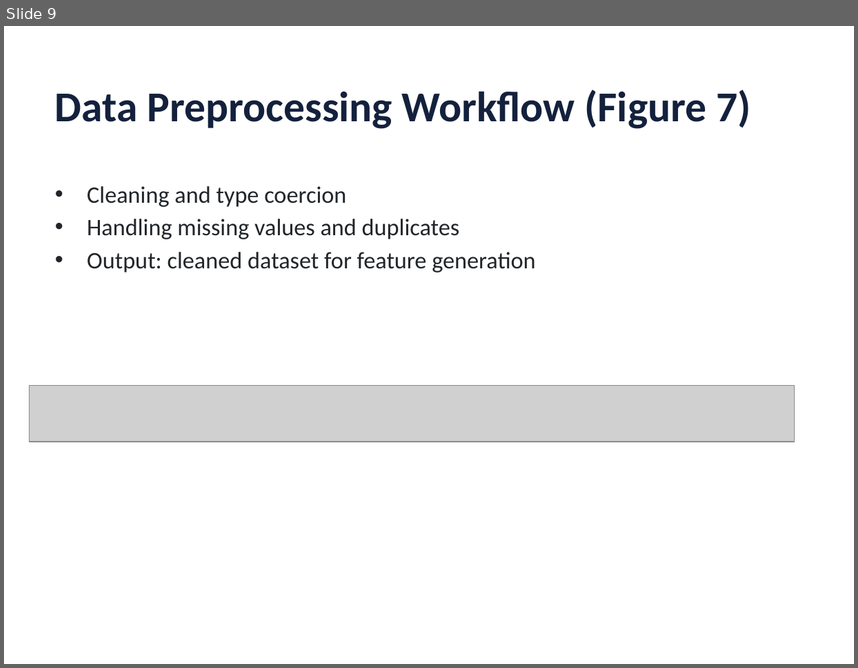
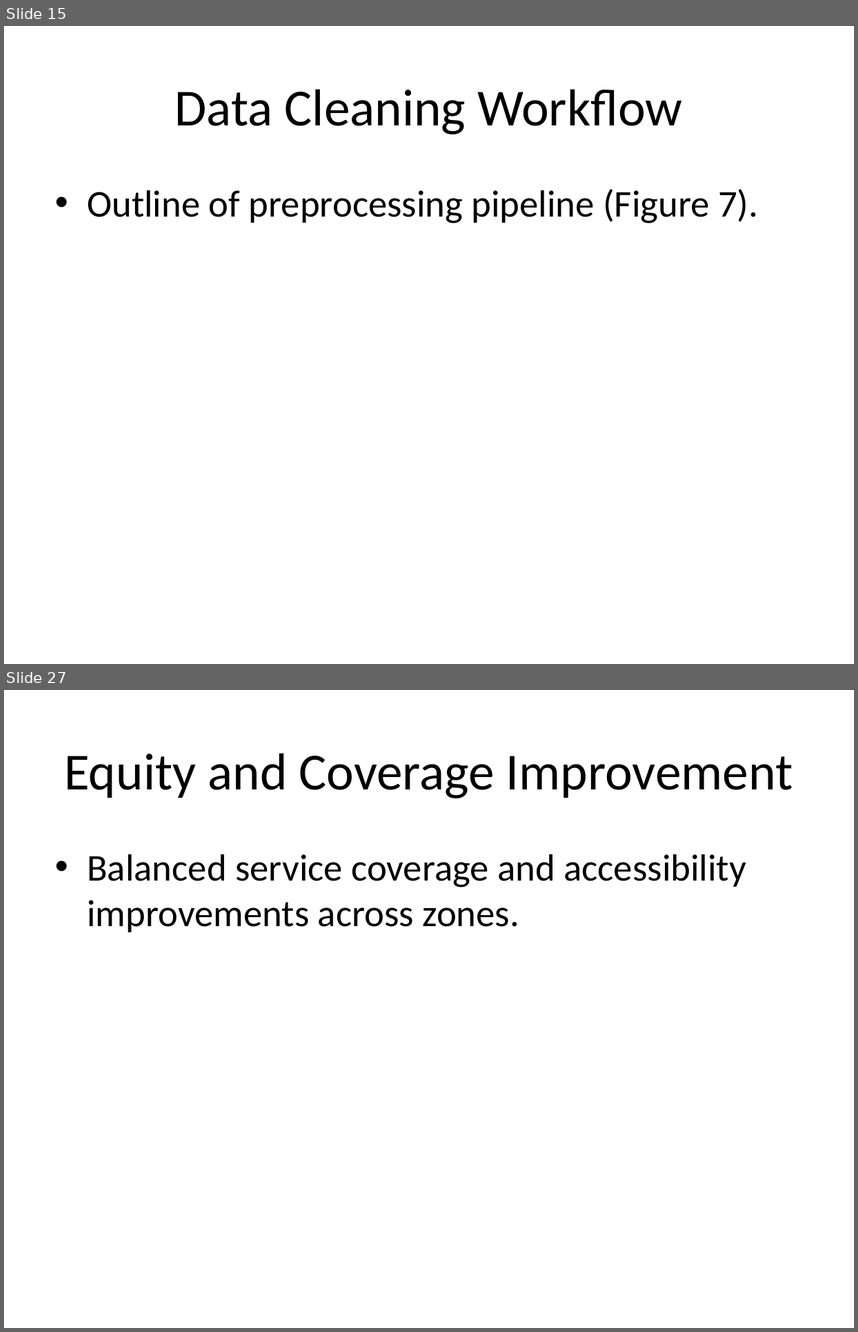
Before and after one commit to kangss1/Project-Uber, a slide deck: Thesis/Machine_Learning_Based_Forecasting_RideHailing_DelhiNCR.pptx. Shown one above the other, each under a label of ours: slide 9 before the commit, slides 15 and 27 after it; the slides between them are not shown. The pictures are 858x668 and 858x1332 pixels, drawn with LibreOffice and Linux fonts; fonts in the diff are those of the drawing; grey boxes stand for pictures. Boxes give left, top, right and bottom in pixels: in the first picture for what was removed or moved away, otherwise in the second. Text is boxed around its words. In the diff, an @@ line names an element or a change of style, - is before the commit and + after.

```diff
--- a/Thesis/Machine_Learning_Based_Forecasting_RideHailing_DelhiNCR.pptx
+++ b/Thesis/Machine_Learning_Based_Forecasting_RideHailing_DelhiNCR.pptx
@@ slide 27 added at [4,690,854,1328], background #FFFFFF @@
@@ title added at [64,753,793,798], 44 pt, text #000000 @@
+Equity and Coverage Improvement
@@ text added at [87,854,746,932], 32 pt, text #000000 @@
+• Balanced service coverage and accessibility improvements across zones.
@@ what was slide 9 is now slide 15 @@
@@ slide 15 changed as well @@
@@ title at [175,89,682,134]: text changed; size 36 to 44 pt; text colour #14213D to #000000; bold off @@
-Data Preprocessing Workflow (Figure 7)
+Data Cleaning Workflow
@@ text at [87,189,758,223]: text changed; size 20 to 32 pt; text colour #212529 to #000000 @@
-• Cleaning and type coercion
-• Handling missing values and duplicates
-• Output: cleaned dataset for feature generation
+• Outline of preprocessing pipeline (Figure 7).
@@ picture removed at [30,385,795,441] @@
```
Also in this commit, not shown: 38 other slides added, 24 slides removed, 12 other files.
